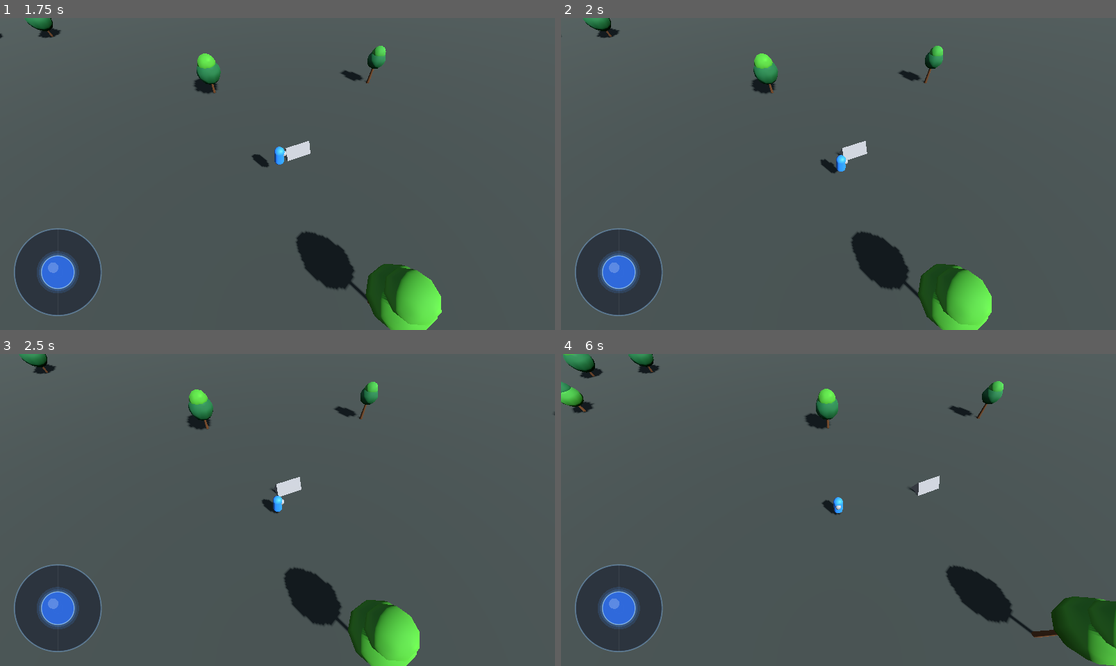
Above: before the commit, frames 1-4 (two rows, left to right).
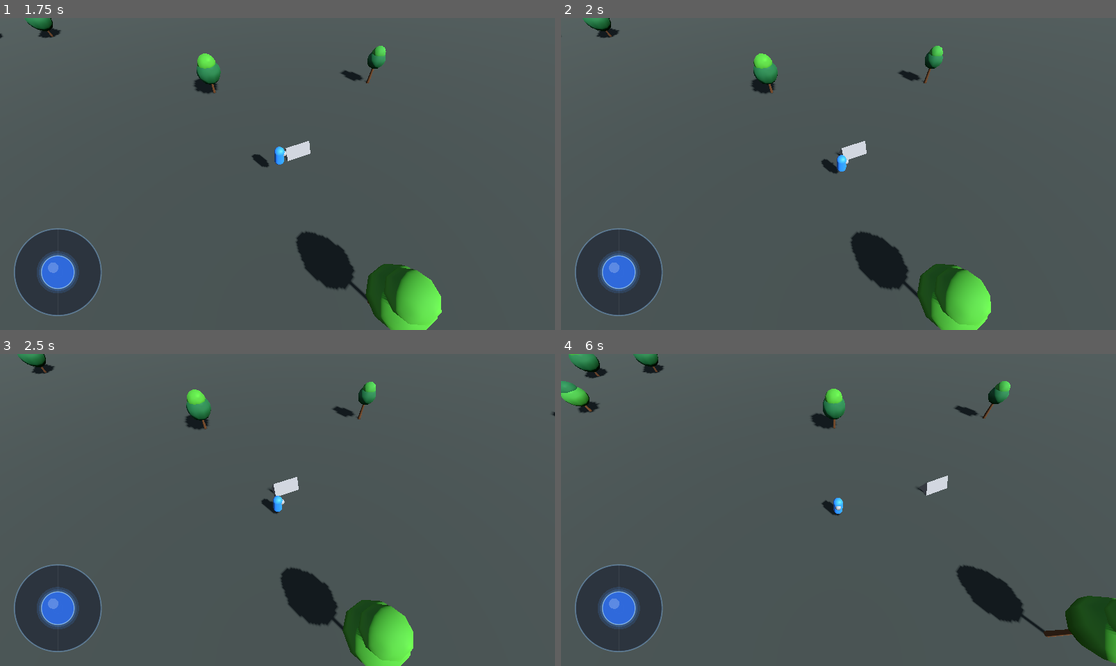
Above: after the commit, the same moments.

Repository: TradsKraken/GENOMORPH-
Game: Godot game, scene res://main_menu.tscn
Same seed, same stepped clock (60 frames per second), same inputs: the game is played once before the commit and once after it.
Inputs (mouse positions are in pixels of both pictures, inside the frame that each line leads up to):
- Up to frame 1 (1.75 s): click "Start Game" at 0.5 s; tap Enter (ui_accept) at 1.25, 1.52 s; move the mouse to (399, 158) at 1.27 s; hold Right (ui_right) from 1.28 s (still down); click (399, 158) at 1.42 s
- Up to frame 2 (2 s): keep holding Right (ui_right)
- Up to frame 3 (2.5 s): release Right (ui_right) at 2 s; drag from (166, 525) to (249, 572) at 2.02 s
- Up to frame 4 (6 s): tap Enter (ui_accept) at 2.75, 4.52 s; move the mouse to (894, 441) at 2.77 s; hold Right (ui_right) 2.78-3.5 s; drag from (810, 572) to (672, 463) at 3.52 s; move the mouse to (1005, 556) at 4.27 s; hold Left (ui_left) 4.28-5 s; drag from (672, 463) to (755, 432) at 5.02 s; move the mouse to (866, 510) at 5.77 s; hold Down (ui_down) from 5.78 s (still down); click (866, 510) at 5.92 s

Frame 1 is identical in both runs. In frame 2, 0.2% of the frame differs, in the area x 3-78%, y 0-100%; in frame 3, 1.6%; in frame 4, 3.7%, in the area x 0-100%, y 0-100%.

Commit message:
changed var speed

Diff:
--- a/player.gd
+++ b/player.gd
@@ -6,7 +6,7 @@
 # ── Inspector exports ────────────────────────────────────────────────────────
 
 ## Movement speed in units per second.
-@export var speed: float = 2.0
+@export var speed: float = 3.0
 
 ## How fast the player accelerates to full speed.
 @export var acceleration: float = 20.0
